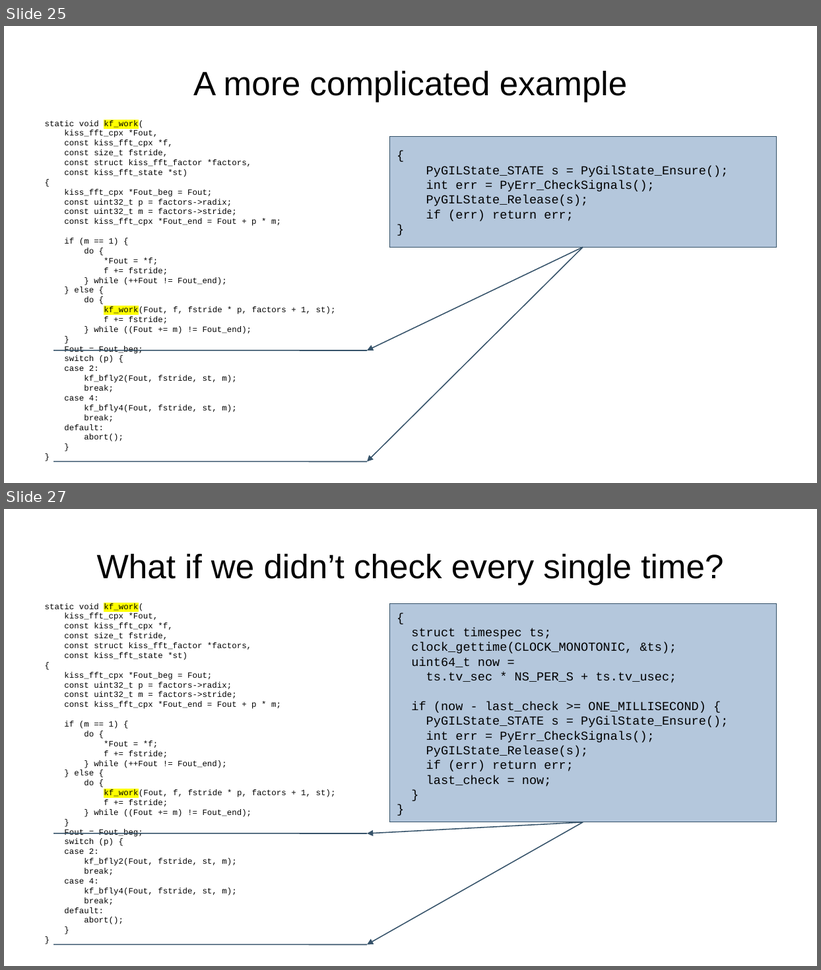
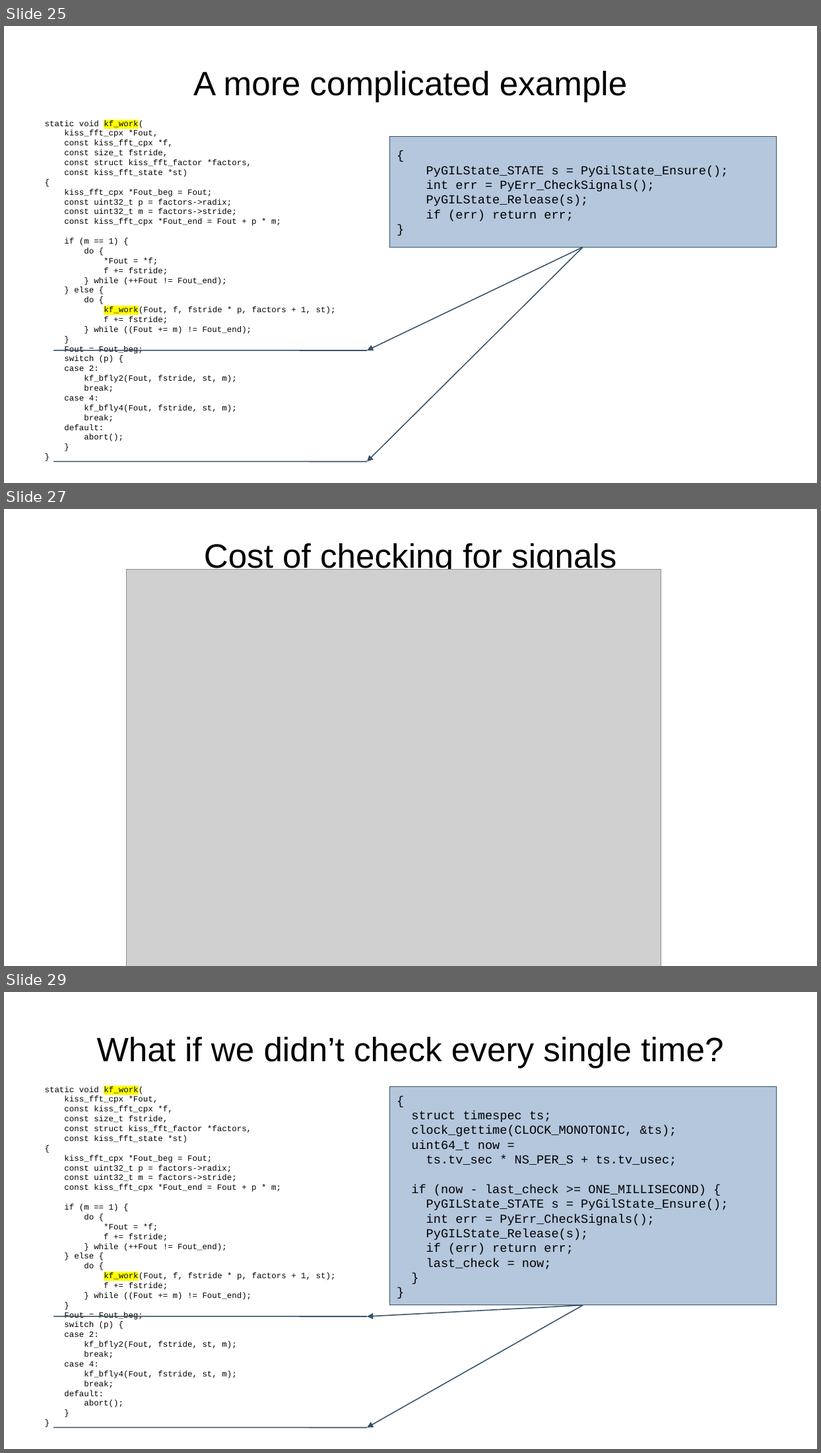
Before and after one commit to MillionConcepts/cpython-ext-ctrl-c, a slide deck: pycon-2025/intro-v2.odp. Shown one above the other, each under a label of ours: slides 25 and 27 before the commit, slides 25, 27 and 29 after it; the slides between them are not shown. The pictures are 821x970 and 821x1453 pixels, drawn with LibreOffice and Linux fonts; fonts in the diff are those of the drawing; grey boxes stand for pictures. Boxes give left, top, right and bottom in pixels: in the first picture for what was removed or moved away, otherwise in the second. Text is boxed around its words. In the diff, an @@ line names an element or a change of style, - is before the commit and + after.

```diff
--- a/pycon-2025/intro-v2.odp
+++ b/pycon-2025/intro-v2.odp
@@ slide 27 added at <box>4,509,817,966</box>, background #FFFFFF @@
@@ title added at <box>204,543,616,574</box>, 33 pt, text #000000 @@
+Cost of checking for signals
@@ picture added at <box>127,570,661,966</box> @@
@@ what was slide 27 is now slide 29 @@
```
Also in this commit, not shown: 4 slides changed, 2 other slides added, 17 other files.
